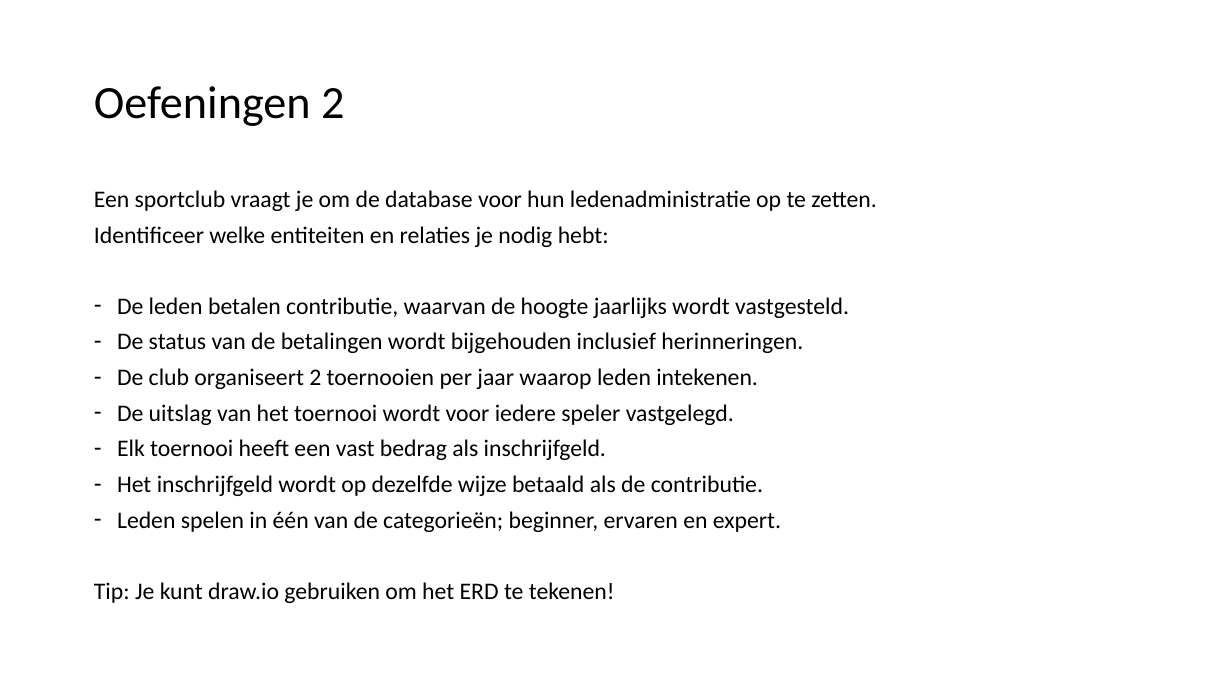
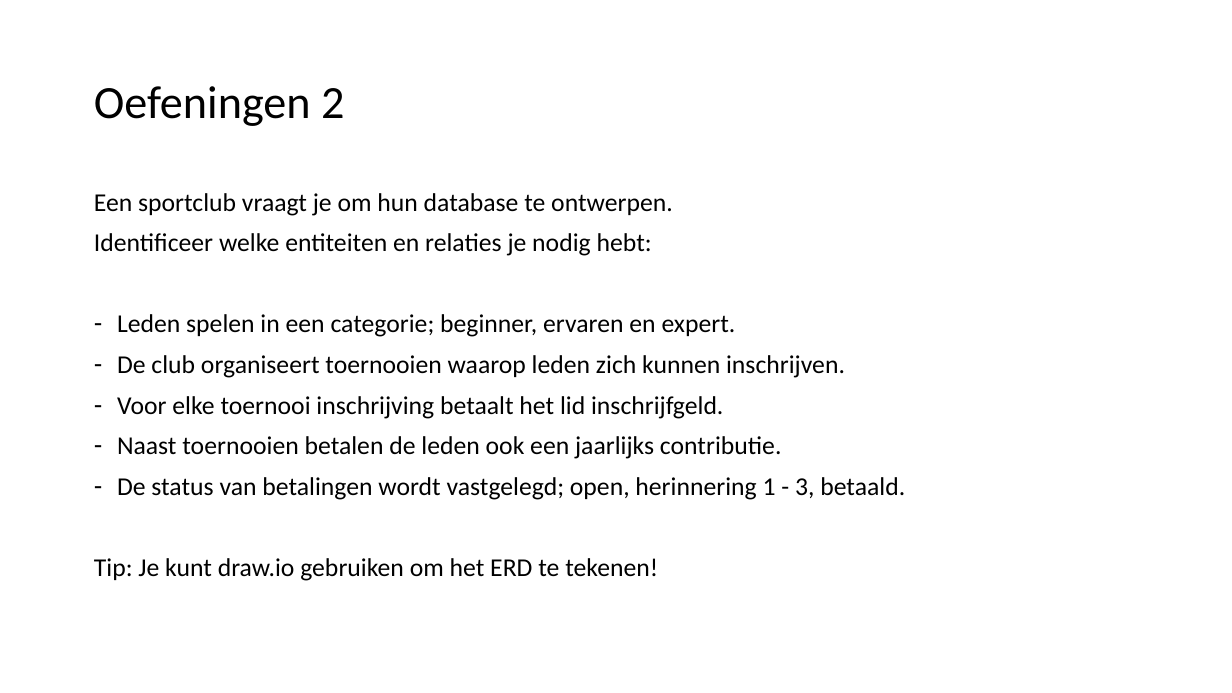
Before and after one commit to LFKoning/knowledge-sharing, a slide deck: slide 25 of sql_course_2p/2_database_design/2_database_design.pptx. Drawn at 1232x693 pixels with LibreOffice and Linux fonts; fonts in the diff are those of the drawing. Boxes give left, top, right and bottom in pixels: in the first picture for what was removed or moved away, otherwise in the second. Text is boxed around its words. In the diff, an @@ line names an element or a change of style, - is before the commit and + after.

Commit message:
Update SQL P2 database design

```diff
--- a/sql_course_2p/2_database_design/2_database_design.pptx
+++ b/sql_course_2p/2_database_design/2_database_design.pptx
@@ text at box(94, 193, 673, 216): text changed; size 18.5 to 20 pt @@
-Een sportclub vraagt je om de database voor hun ledenadministratie op te zetten.
+Een sportclub vraagt je om hun database te ontwerpen.
@@ text at box(94, 233, 658, 581): size 18.5 to 20 pt in "Identificeer welke entiteiten en relaties je nodig ...", "Tip: Je kunt draw.io gebruiken om het ..."; line spacing 0.8 to 0.9 @@
@@ text at box(117, 314, 905, 500): text changed; size 18.5 to 20 pt @@
-– De leden betalen contributie, waarvan de hoogte jaarlijks wordt vastgesteld.
-– De status van de betalingen wordt bijgehouden inclusief herinneringen.
-– De club organiseert 2 toernooien per jaar waarop leden intekenen.
-– De uitslag van het toernooi wordt voor iedere speler vastgelegd.
-– Elk toernooi heeft een vast bedrag als inschrijfgeld.
-– Het inschrijfgeld wordt op dezelfde wijze betaald als de contributie.
-– Leden spelen in één van de categorieën; beginner, ervaren en expert.
+– Leden spelen in een categorie; beginner, ervaren en expert.
+– De club organiseert toernooien waarop leden zich kunnen inschrijven.
+– Voor elke toernooi inschrijving betaalt het lid inschrijfgeld.
+– Naast toernooien betalen de leden ook een jaarlijks contributie.
+– De status van betalingen wordt vastgelegd; open, herinnering 1 - 3, betaald.
```
Also in this commit, not shown: 7 other slides changed, 2 slides added, 2 slides removed, 4 other files.
